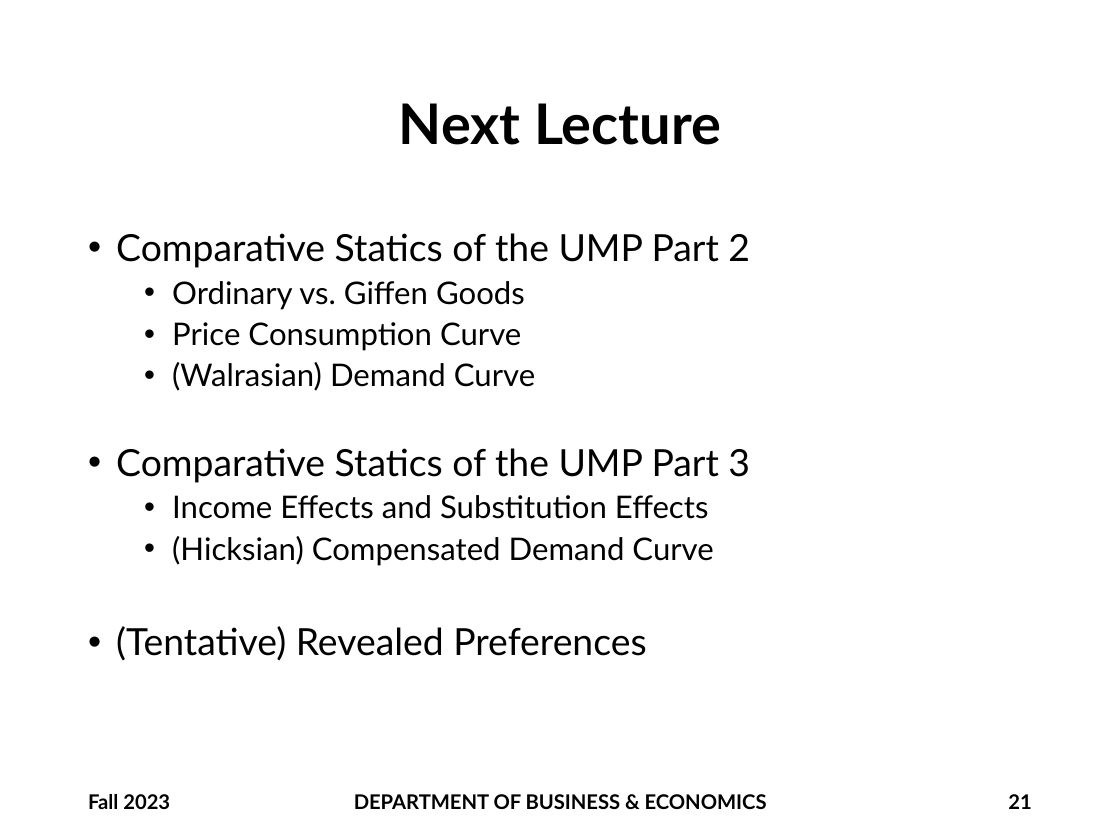
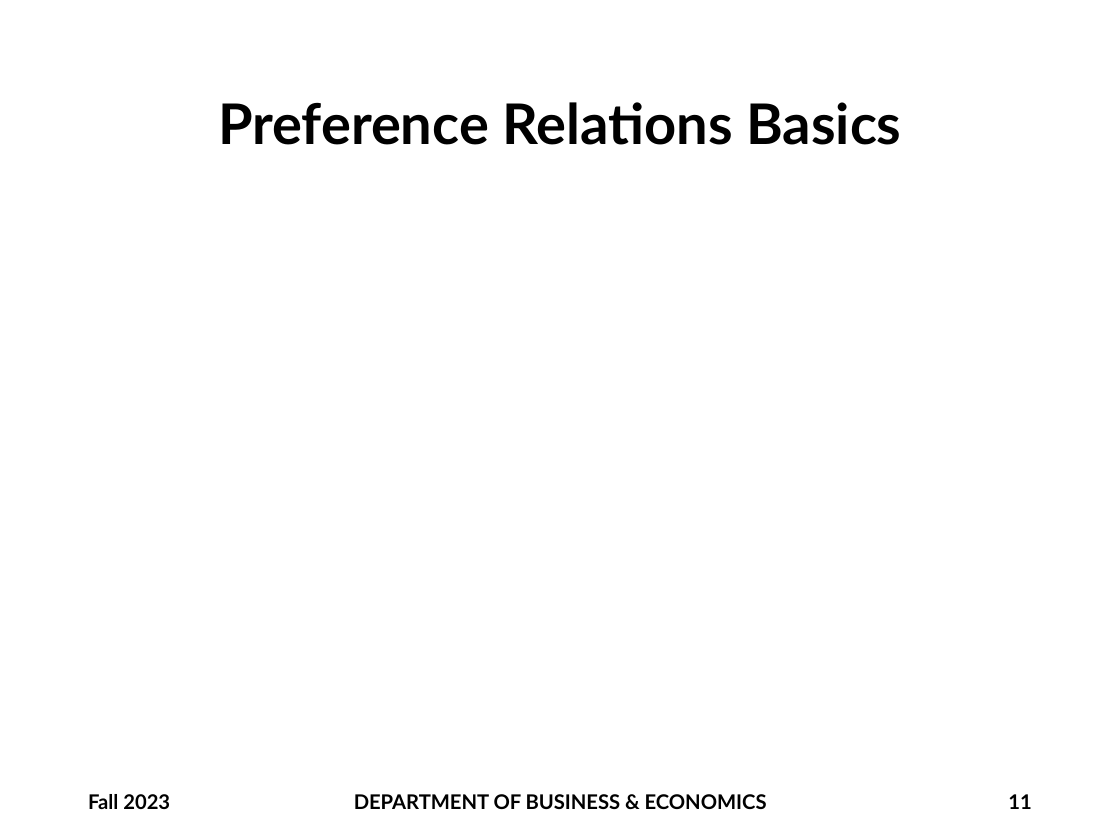
Before and after one commit to brianhwpark/brianhwpark.github.io, a slide deck: slide 11 of files/teaching-resources/monmouthcollege-econ-300/ECON300-LEC11.pptx (slide 21 before the commit). Drawn at 1120x840 pixels with LibreOffice and Linux fonts; fonts in the diff are those of the drawing; grey boxes stand for pictures; background and template pictures are left out. Boxes give left, top, right and bottom in pixels: in the first picture for what was removed or moved away, otherwise in the second. Text is boxed around its words. In the diff, an @@ line names an element or a change of style, - is before the commit and + after.

```diff
--- a/files/teaching-resources/monmouthcollege-econ-300/ECON300-LEC11.pptx
+++ b/files/teaching-resources/monmouthcollege-econ-300/ECON300-LEC11.pptx
@@ title at box(218, 102, 901, 145): text changed @@
-Next Lecture
+Preference Relations Basics
@@ text removed at box(116, 233, 750, 661) @@
-• Comparative Statics of the UMP Part 2
-  • Ordinary vs. Giffen Goods
-  • Price Consumption Curve
-  • (Walrasian) Demand Curve
-• Comparative Statics of the UMP Part 3
-  • Income Effects and Substitution Effects
-  • (Hicksian) Compensated Demand Curve
-• (Tentative) Revealed Preferences
@@ page number at box(1008, 794, 1031, 809): text changed @@
-21
+11
```
Also in this commit, not shown: 20 other slides changed, 20 slides added, 3 other files.
